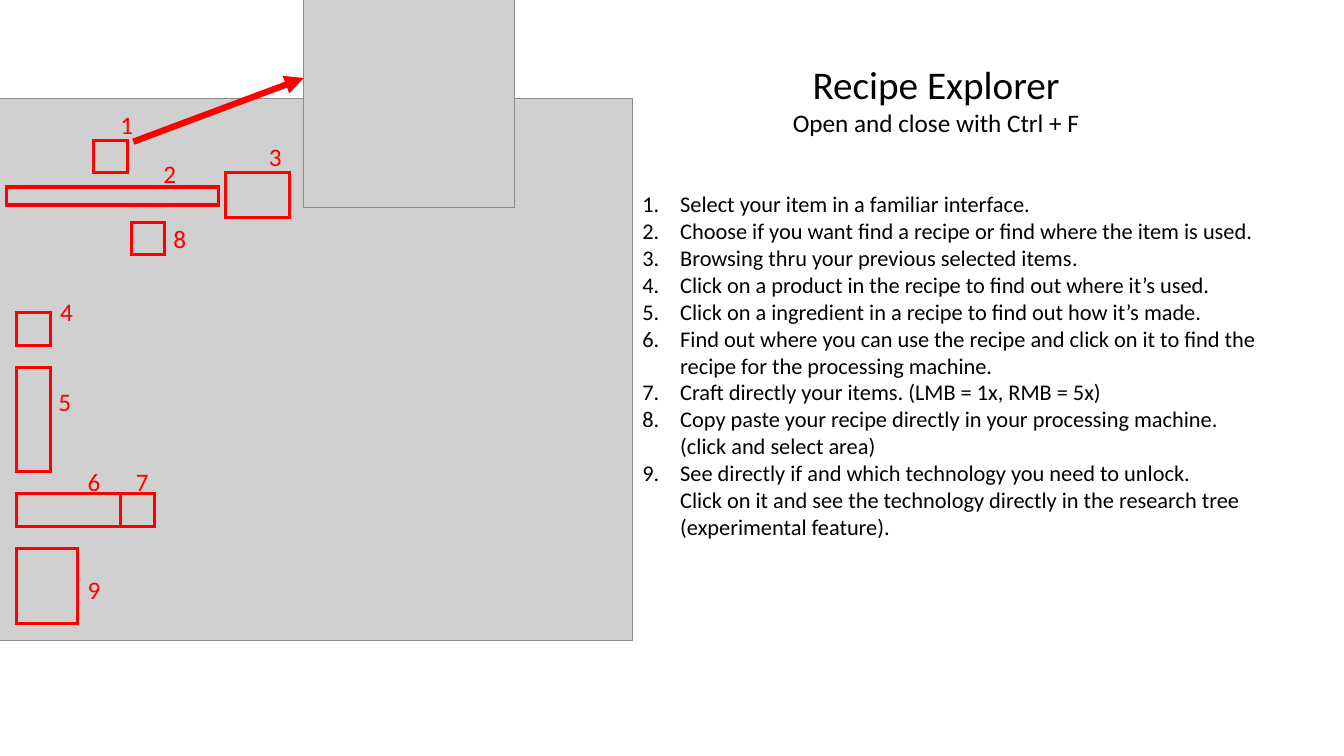
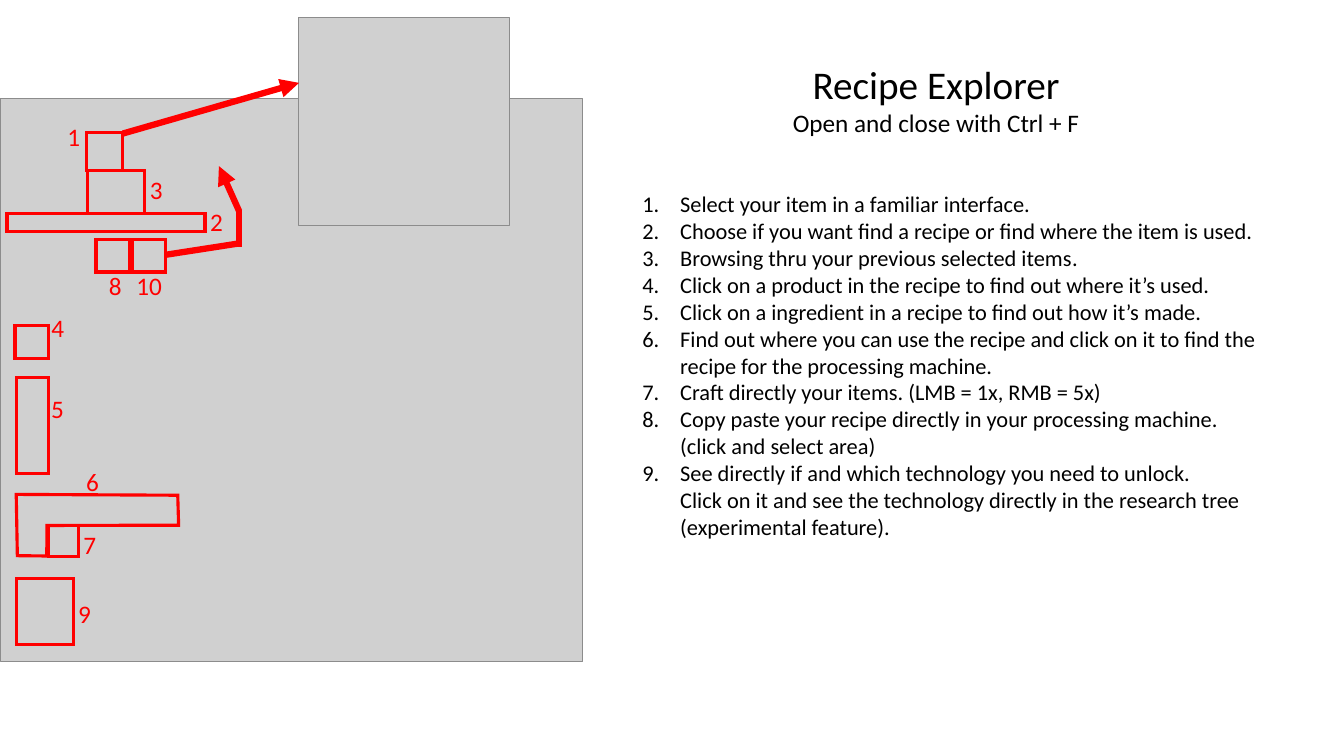
Before and after one commit to ElmarWueest/Recexplo, a slide deck: slide 1 of mod portal/beschreibung.pptx. Drawn at 1344x756 pixels with LibreOffice and Linux fonts; fonts in the diff are those of the drawing; grey boxes stand for pictures. Boxes give left, top, right and bottom in pixels: in the first picture for what was removed or moved away, otherwise in the second. Text is boxed around its words. In the diff, an @@ line names an element or a change of style, - is before the commit and + after.

```diff
--- a/mod portal/beschreibung.pptx
+++ b/mod portal/beschreibung.pptx
@@ picture: place and size @@
-picture at [303,0,515,208]
+picture at [298,18,510,226]
@@ arrow moved from (133, 142) - (303, 78) to (123, 134) - (299, 83) @@
@@ picture: place and size @@
-picture at [0,99,632,640]
+picture at [1,99,583,662]
@@ text "1" rewrapped from [120,117,133,140] to [67,129,80,146] @@
@@ rectangle: place and size @@
-rectangle at [94,140,128,172]
+rectangle at [87,133,123,171]
@@ rectangle: place and size @@
-rectangle at [226,172,290,218]
+rectangle at [88,170,144,214]
@@ text "3" rewrapped from [269,149,282,173] to [150,182,163,199] @@
@@ arrow added from (239, 212) to (219, 166), #FF0000 4.5 pt @@
@@ text "2" rewrapped from [163,166,176,189] to [210,214,223,231] @@
@@ rectangle: place and size @@
-rectangle at [7,187,219,205]
+rectangle at [7,214,206,232]
@@ line added from (239, 247) to (239, 210), #FF0000 4.5 pt @@
@@ rectangle added at [96,240,130,272], outline #FF0000 2.25 pt @@
@@ text "8": place and size @@
-text "8" at [173,231,186,248]
+text "8" at [109,278,122,295]
@@ rectangle: place and size @@
-rectangle at [131,222,165,254]
+rectangle at [132,240,166,272]
@@ line added from (165, 255) to (240, 243), #FF0000 4.5 pt @@
@@ text added at [136,278,162,295], 18 pt, text #FF0000 @@
+10
@@ rectangle: place and size @@
-rectangle at [16,313,50,345]
+rectangle at [15,326,49,358]
@@ text "4": place and size @@
-text "4" at [60,305,73,321]
+text "4" at [51,321,64,337]
@@ rectangle: place and size @@
-rectangle at [16,368,50,472]
+rectangle at [16,377,48,474]
@@ text "5": place and size @@
-text "5" at [58,395,71,411]
+text "5" at [51,402,64,418]
@@ rectangle removed at [16,494,120,526] @@
@@ freeform shape added at [16,495,178,557], outline #FF0000 2.25 pt @@
@@ rectangle: place and size @@
-rectangle at [121,494,155,526]
+rectangle at [48,526,79,557]
@@ text "7" rewrapped from [136,475,149,495] to [83,538,96,554] @@
@@ rectangle: place and size @@
-rectangle at [16,548,78,623]
+rectangle at [16,579,74,644]
@@ text "9": place and size @@
-text "9" at [88,582,101,599]
+text "9" at [78,606,91,623]
```
Also in this commit, not shown: 1 slide added, 6 other files.
